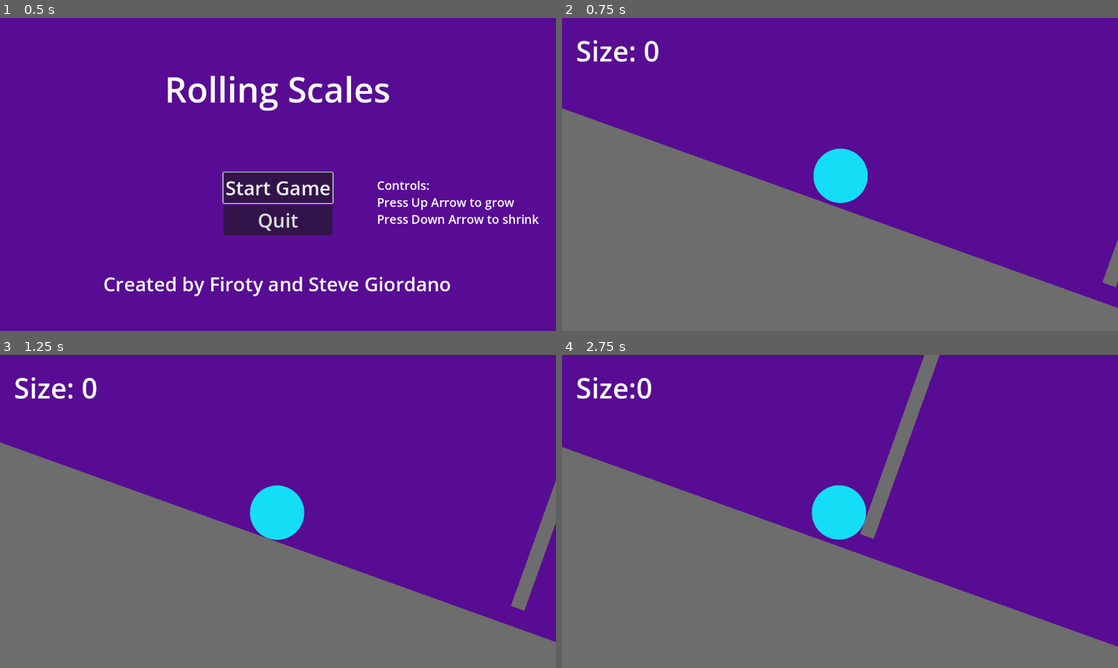
Above: before the commit, frames 1-4 (two rows, left to right).
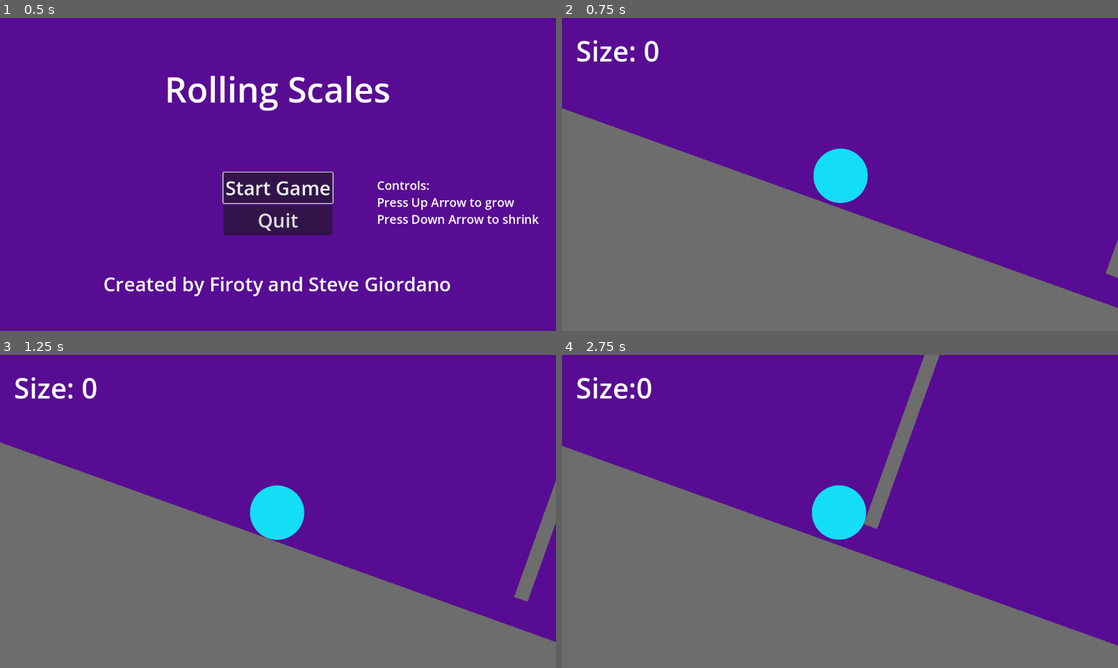
Above: after the commit, the same moments.

Repository: Firoty1/Rolling-Scales
Game: Godot game, scene res://scenes/start_menu.tscn
Same seed, same stepped clock (60 frames per second), same inputs: the game is played once before the commit and once after it.
Inputs:
- Up to frame 1 (0.5 s): no input
- Up to frame 2 (0.75 s): click "Start Game" at 0.5 s
- Up to frame 3 (1.25 s): no input
- Up to frame 4 (2.75 s): hold Up (grow) 1.28-2.03 s; tap Down (shrink) at 2.1 s

Frame 1 is identical in both runs. In frame 2, less than 0.1% of the frame differs, in the area x 97-100%, y 71-86%; in frame 3, less than 0.1%; in frame 4, 0.5%, in the area x 0-100%, y 1-94%.

Commit message:
Fix level one for new ball scaling

Diff:
--- a/scenes/level_1.tscn
+++ b/scenes/level_1.tscn
@@ -33,7 +33,7 @@
 [node name="WallOrFloor3" parent="WallOrFloors" instance=ExtResource("1_qpvug")]
 position = Vector2(1338, -127)
 rotation = -2.7969
-scale = Vector2(0.0954072, 2.12735)
+scale = Vector2(0.095, 2)
 
 [node name="WallOrFloor4" parent="WallOrFloors" instance=ExtResource("1_qpvug")]
 position = Vector2(8487, 3138)
